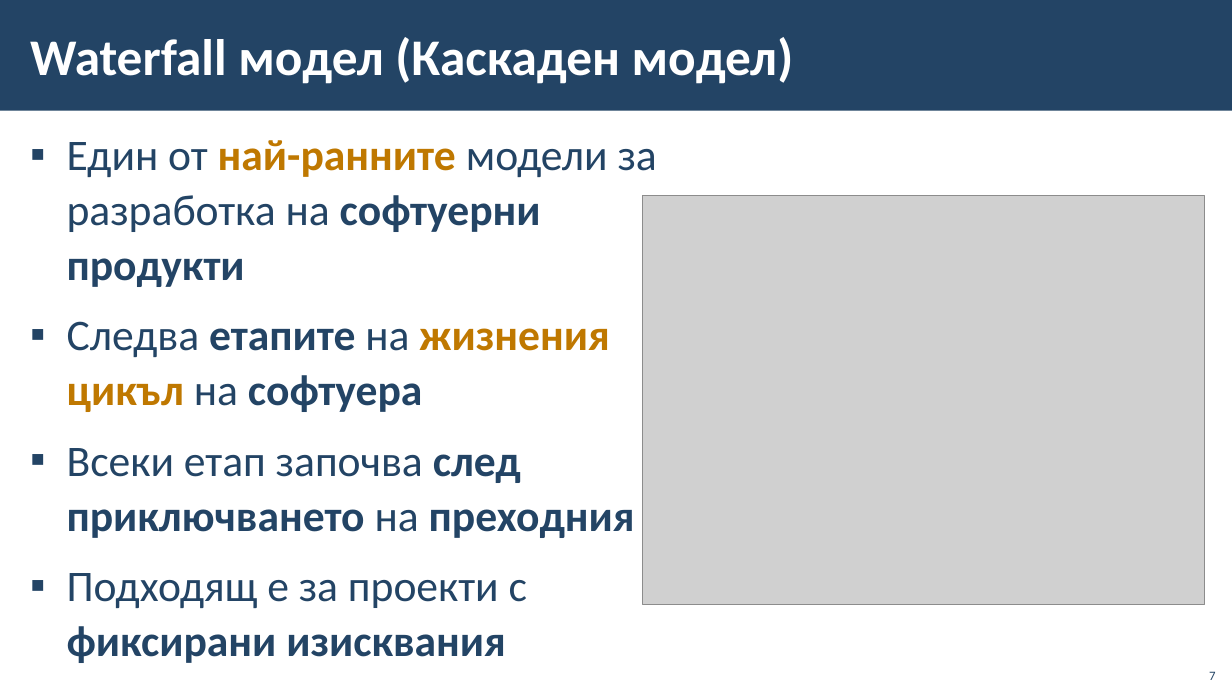
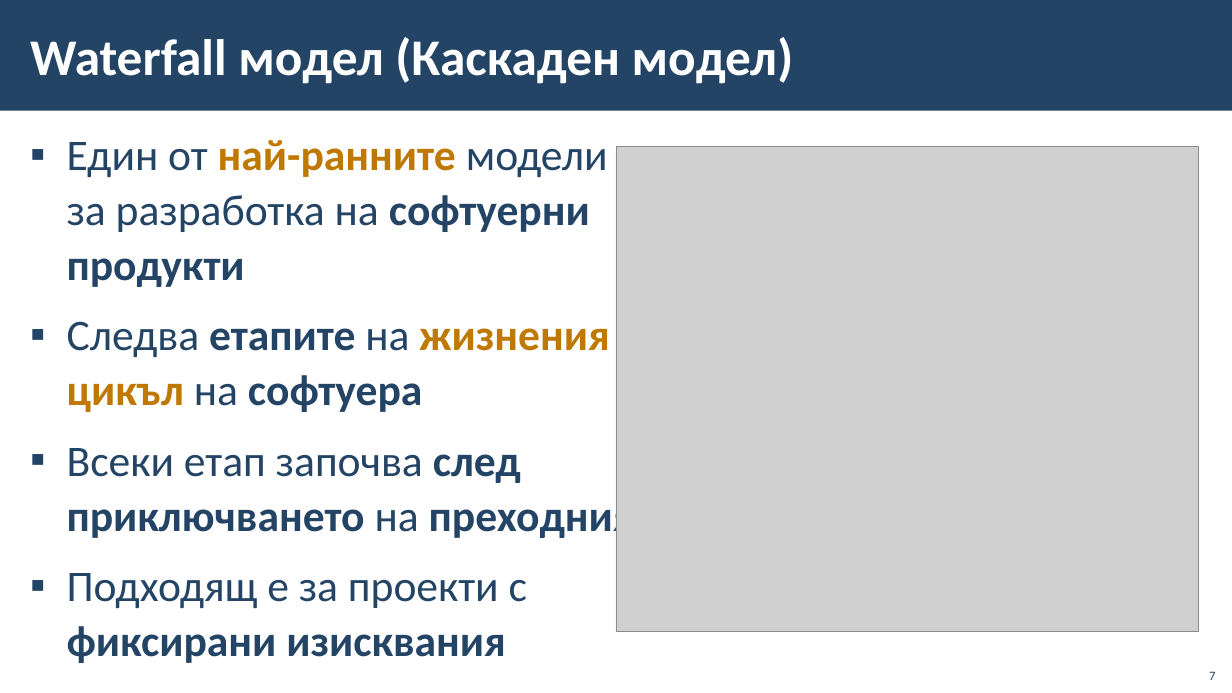
Before and after one commit to BG-IT-Edu/School-Programming, a slide deck: slide 7 of Courses/Software-Sciences/IT-Module-4-Problem-Solving-with-ICT/02-Sequential-Models/02-Sequential-Models.pptx. Drawn at 1232x693 pixels with LibreOffice and Linux fonts; fonts in the diff are those of the drawing; grey boxes stand for pictures; background and template pictures are left out. Boxes give left, top, right and bottom in pixels: in the first picture for what was removed or moved away, otherwise in the second. Text is boxed around its words. In the diff, an @@ line names an element or a change of style, - is before the commit and + after.

```diff
--- a/Courses/Software-Sciences/IT-Module-4-Problem-Solving-with-ICT/02-Sequential-Models/02-Sequential-Models.pptx
+++ b/Courses/Software-Sciences/IT-Module-4-Problem-Solving-with-ICT/02-Sequential-Models/02-Sequential-Models.pptx
@@ text "Един от най-ранните модели за ..." rewrapped from <box>67,140,657,663</box> to <box>67,140,635,663</box> @@
@@ picture: place and size @@
-picture at <box>643,196,1205,605</box>
+picture at <box>616,146,1200,631</box>
```
Also in this commit, not shown: 1 other slide changed, 1 slide added.
